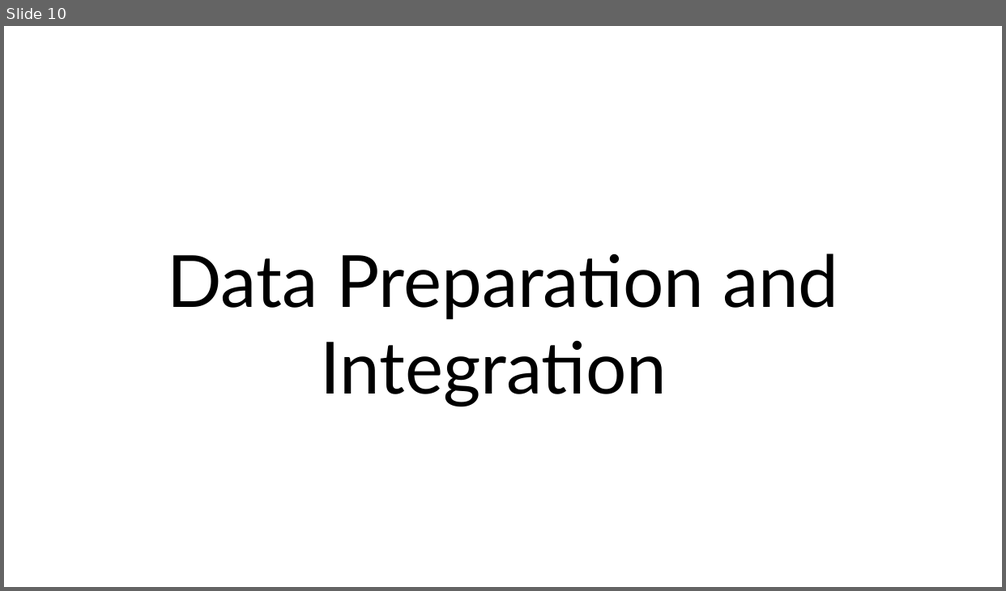
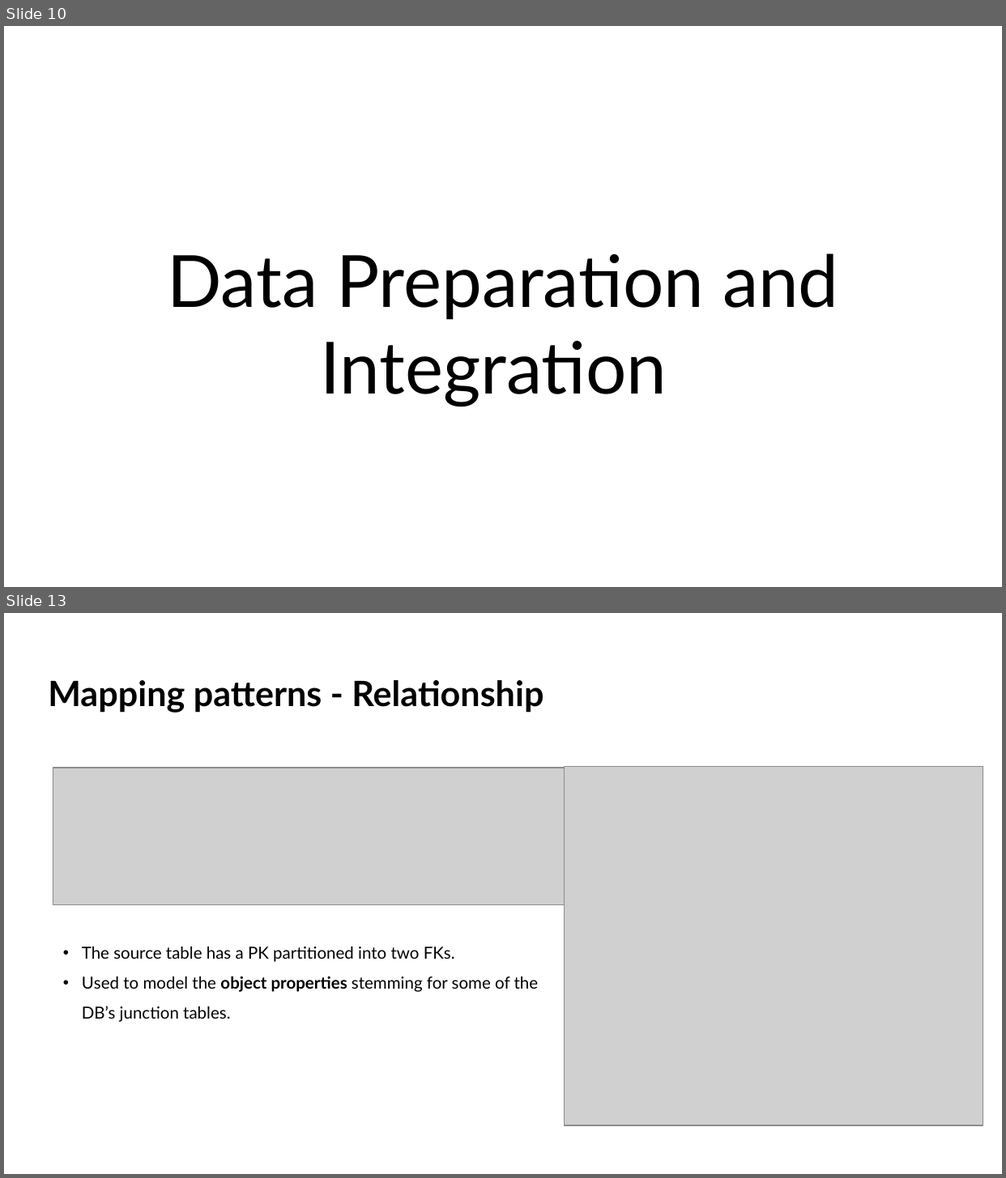
Before and after one commit to iberius96/DP_DPI, a slide deck: Presentation_Samuele_Ceol.pptx. Shown one above the other, each under a label of ours: slide 10 before the commit, slides 10 and 13 after it; the slides between them are not shown. The pictures are 1006x591 and 1006x1178 pixels, drawn with LibreOffice and Linux fonts; fonts in the diff are those of the drawing; grey boxes stand for pictures. Boxes give left, top, right and bottom in pixels: in the first picture for what was removed or moved away, otherwise in the second. Text is boxed around its words. In the diff, an @@ line names an element or a change of style, - is before the commit and + after.

```diff
--- a/Presentation_Samuele_Ceol.pptx
+++ b/Presentation_Samuele_Ceol.pptx
@@ slide 13 added at [4,613,1002,1174], background #FFFFFF @@
@@ title added at [48,680,543,713], 25.2 pt, text #000000, bold @@
+Mapping patterns - Relationship
@@ picture added at [53,768,564,905] @@
@@ picture added at [564,767,983,1126] @@
@@ text added at [82,947,539,1022], 12 pt, text #000000 @@
+• The source table has a PK partitioned into two FKs.
+• Used to model the object properties stemming for some of the DB’s junction tables.
```
Also in this commit, not shown: 6 slides changed, 5 other slides added, 3 slides removed, 10 other files.
